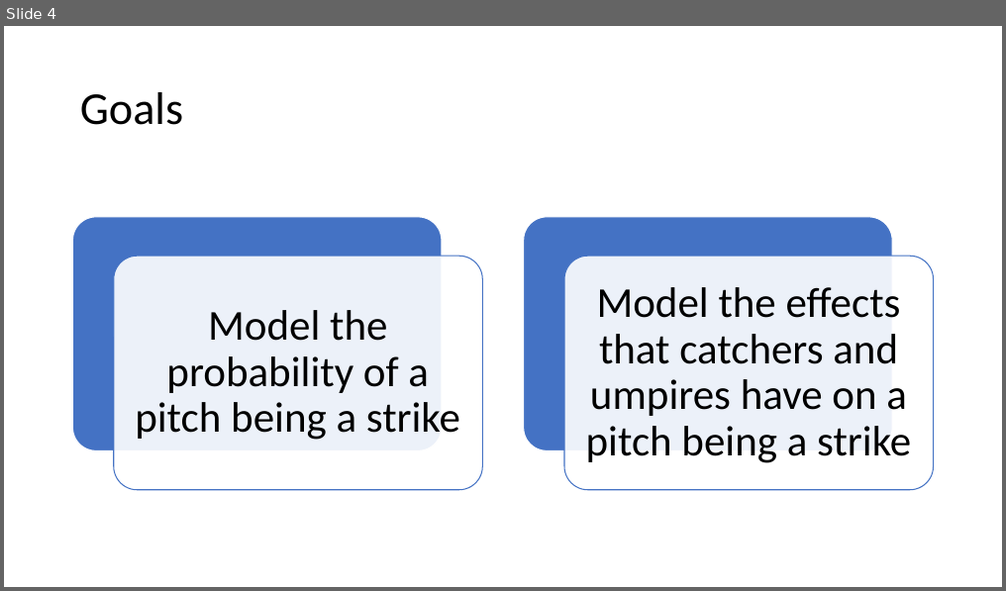
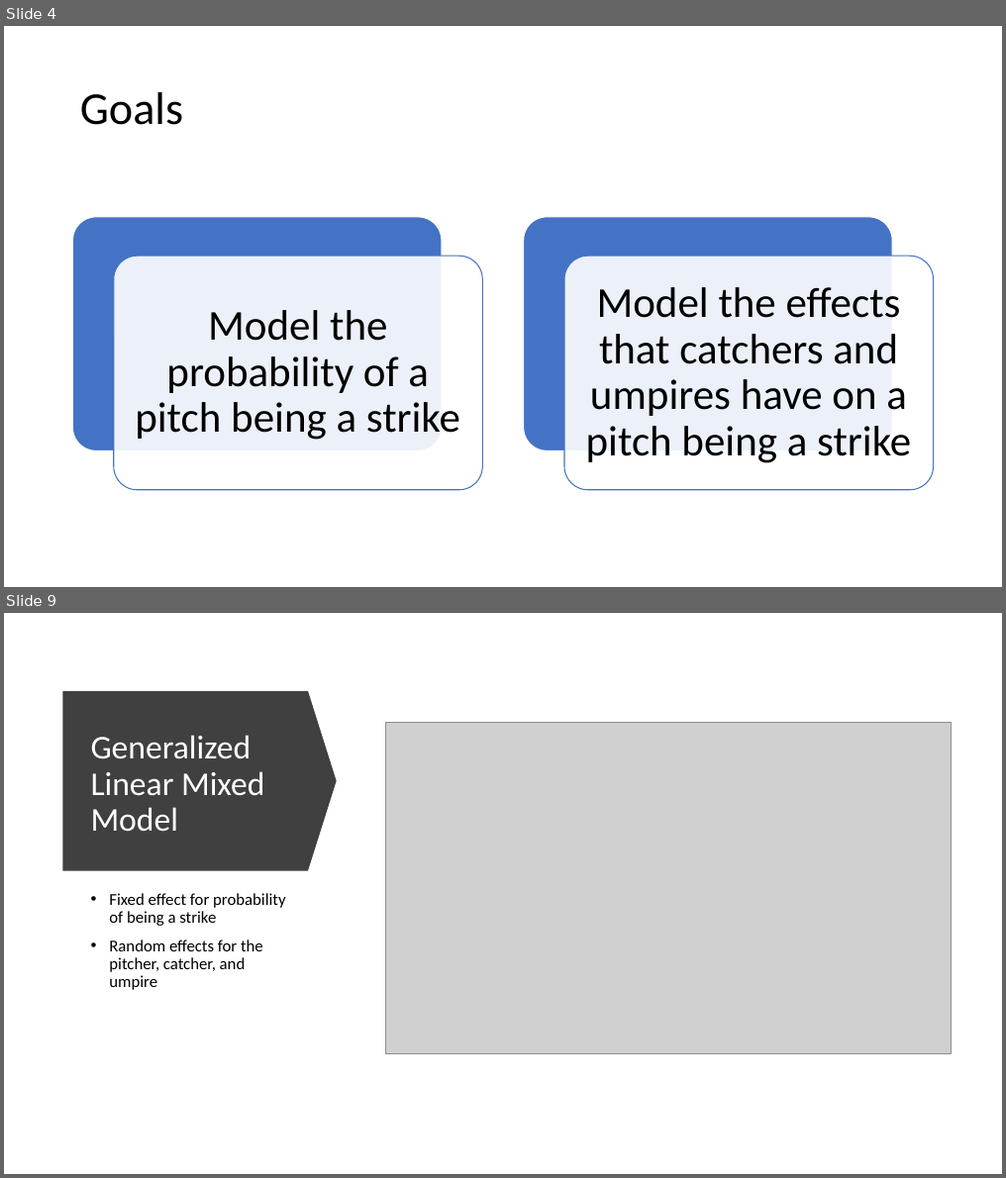
Before and after one commit to dteuscher1/Catcher-Framing, a slide deck: Framing_Presentation.pptx. Shown one above the other, each under a label of ours: slide 4 before the commit, slides 4 and 9 after it; the slides between them are not shown. The pictures are 1006x591 and 1006x1178 pixels, drawn with LibreOffice and Linux fonts; fonts in the diff are those of the drawing; grey boxes stand for pictures. Boxes give left, top, right and bottom in pixels: in the first picture for what was removed or moved away, otherwise in the second. Text is boxed around its words. In the diff, an @@ line names an element or a change of style, - is before the commit and + after.

```diff
--- a/Framing_Presentation.pptx
+++ b/Framing_Presentation.pptx
@@ slide 9 added at <box>4,613,1002,1174</box>, background #FFFFFF @@
@@ down arrow added at <box>62,691,337,871</box>, fill #404040 @@
@@ picture added at <box>386,723,951,1055</box> @@
@@ title added at <box>91,735,264,831</box>, 32 pt, text #FFFFFF @@
+Generalized Linear Mixed Model
@@ text added at <box>109,893,285,990</box>, 16 pt, text #000000 @@
+• Fixed effect for probability of being a strike
+• Random effects for the pitcher, catcher, and umpire
```
Also in this commit, not shown: 10 other slides added, 1 slide removed, 1 other file.
